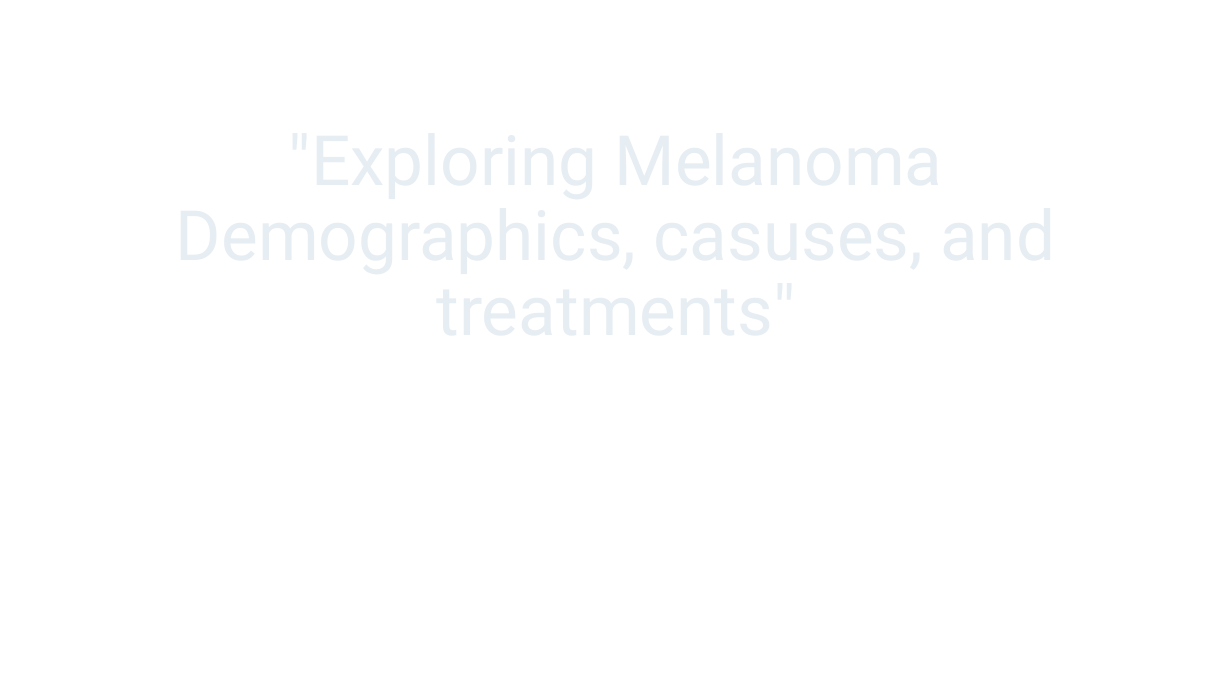
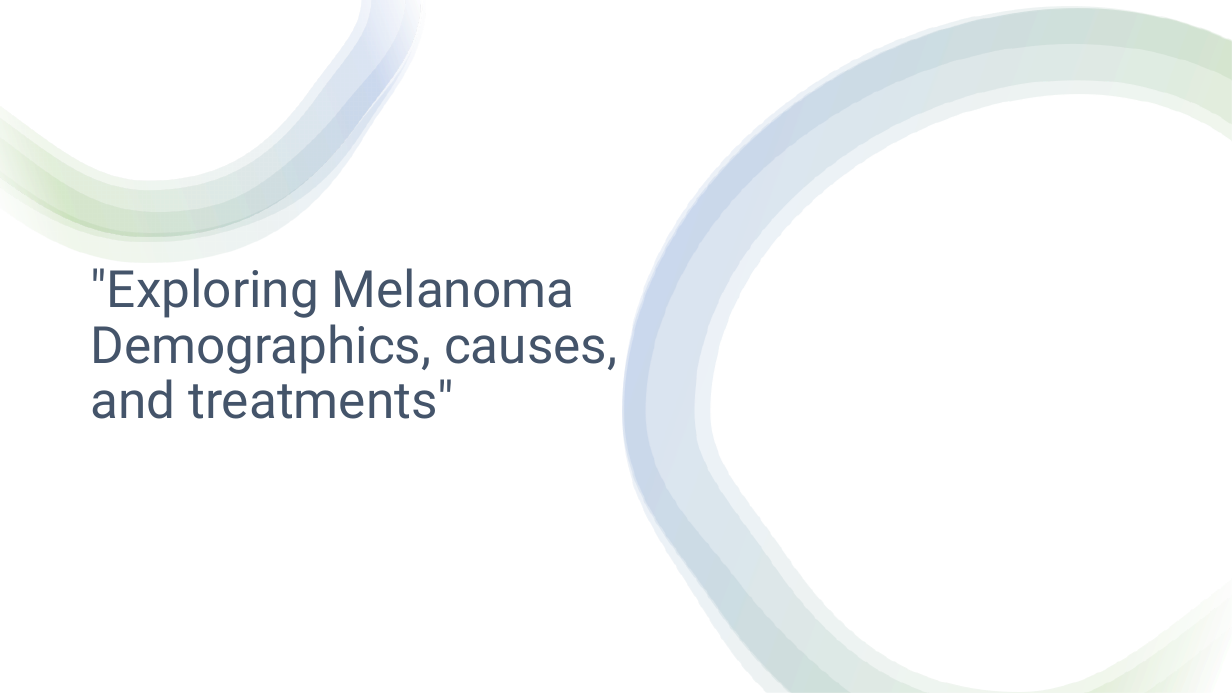
Before and after one commit to ishasaldhi/Project-1, a slide deck: slide 1 of Project 1.pptx. Drawn at 1232x693 pixels with LibreOffice and Linux fonts; fonts in the diff are those of the drawing. Boxes give left, top, right and bottom in pixels: in the first picture for what was removed or moved away, otherwise in the second. Text is boxed around its words. In the diff, an @@ line names an element or a change of style, - is before the commit and + after.

```diff
--- a/Project 1.pptx
+++ b/Project 1.pptx
@@ rectangle added at box(0, 0, 1232, 693), fill #FFFFFF @@
@@ group added at box(0, 0, 425, 263): 4 freeform shapes @@
@@ freeform shape added at box(623, 6, 1232, 693), fill gradient #FFFFFF to #70AD47 to #4472C4 @@
@@ freeform shape added at box(623, 8, 1232, 693), fill gradient #FFFFFF to #70AD47 to #4472C4 @@
@@ freeform shape added at box(625, 8, 1232, 693), fill gradient #FFFFFF to #70AD47 to #4472C4 @@
@@ title added at box(91, 268, 617, 419), 40 pt, text #44546A @@
+"Exploring Melanoma Demographics, causes, and treatments"
```
Also in this commit, not shown: 3 slides added, 1 slide removed, 1 other file.
